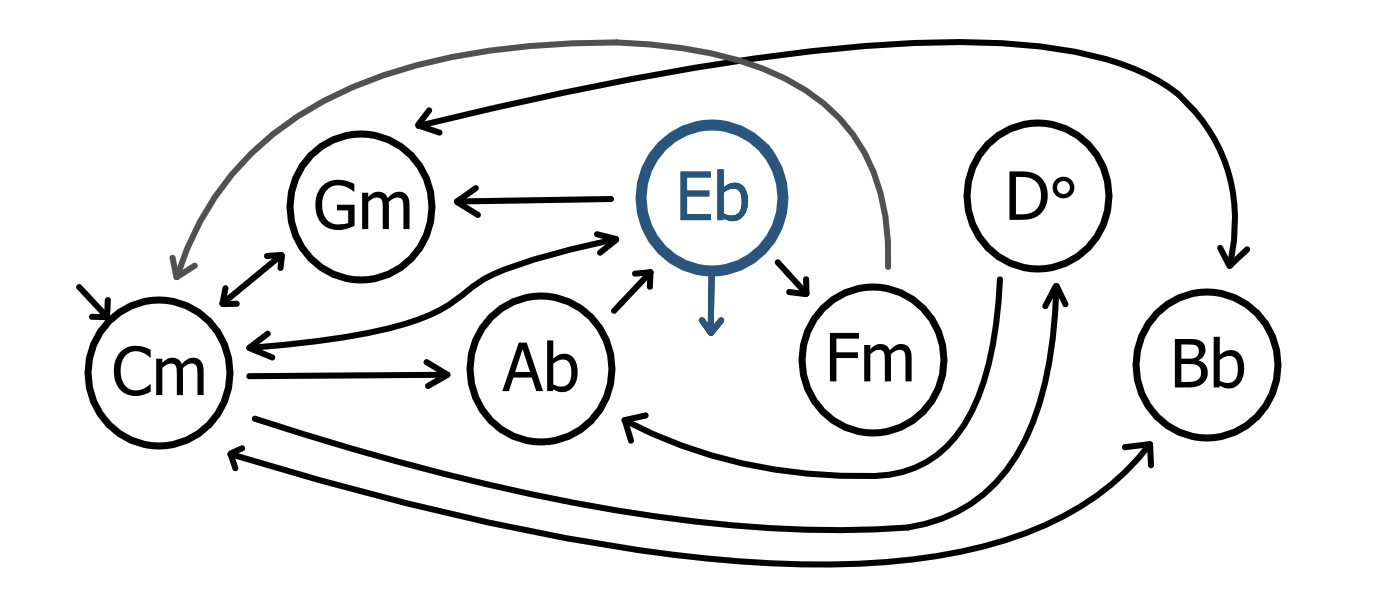
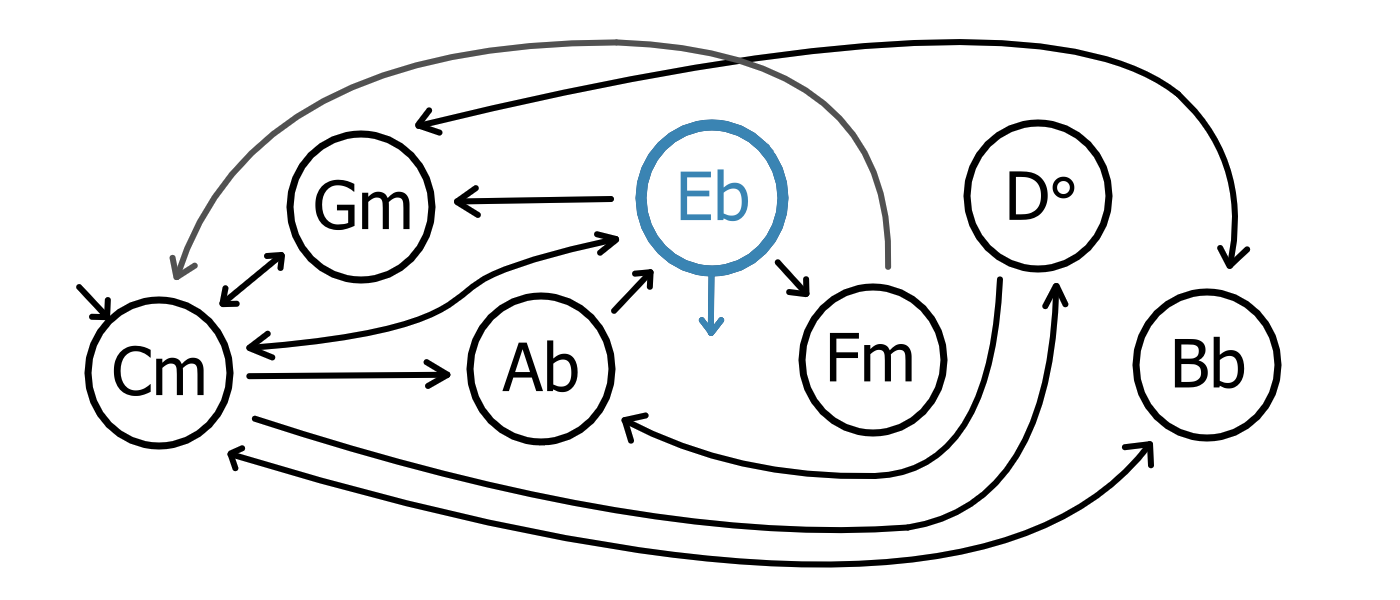
The second (1400, 600) image is a revision of the first. Changes to its layers:
painted on "Ring" (3rd of 7, in "5" › "Unselected") over [704, 248, 771, 336]
painted on "Paint Layer 7" over [661, 256, 763, 336]
painted on "Paint Layer 2" (4th of 7, in "4" › "Selected") over [635, 119, 789, 336]
hid group "Unselected" (4th of 7, in "4") (3 layers) over [635, 119, 789, 336]
painted on "Ring" (4th of 7, in "4" › "Unselected") over [635, 119, 789, 336]
painted on "Paint Layer 3" over [635, 119, 789, 336]
